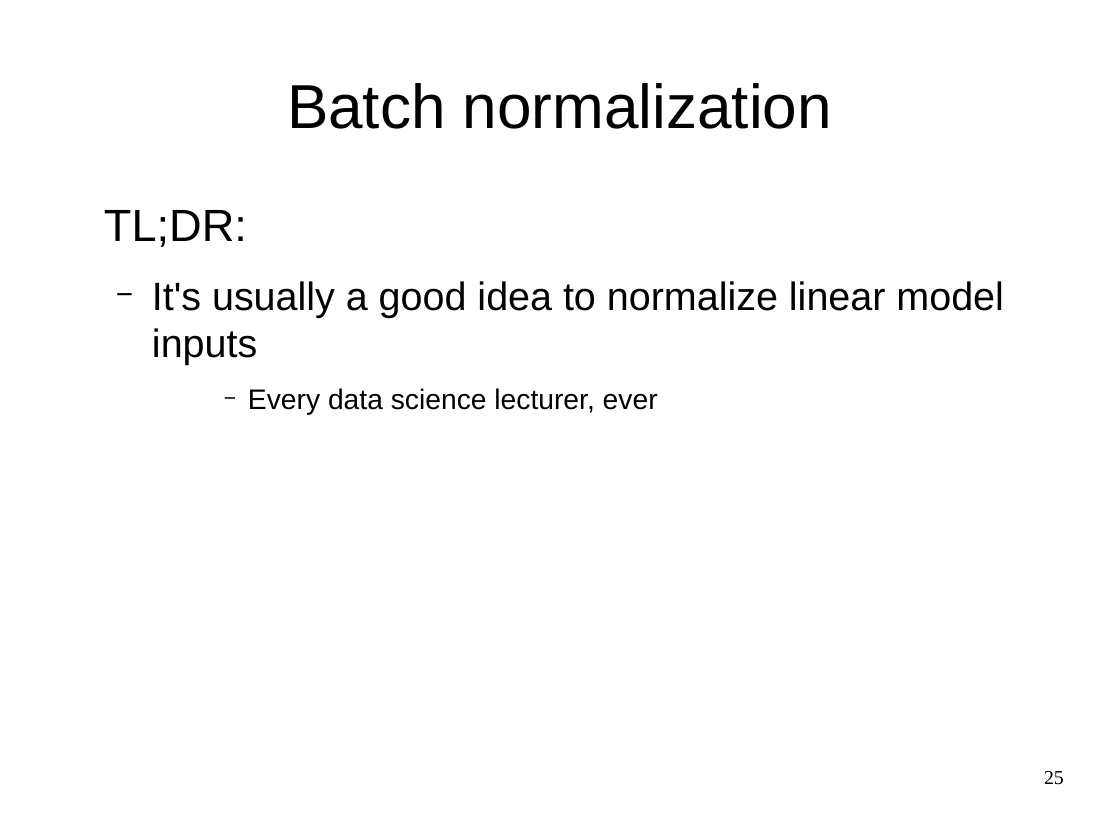
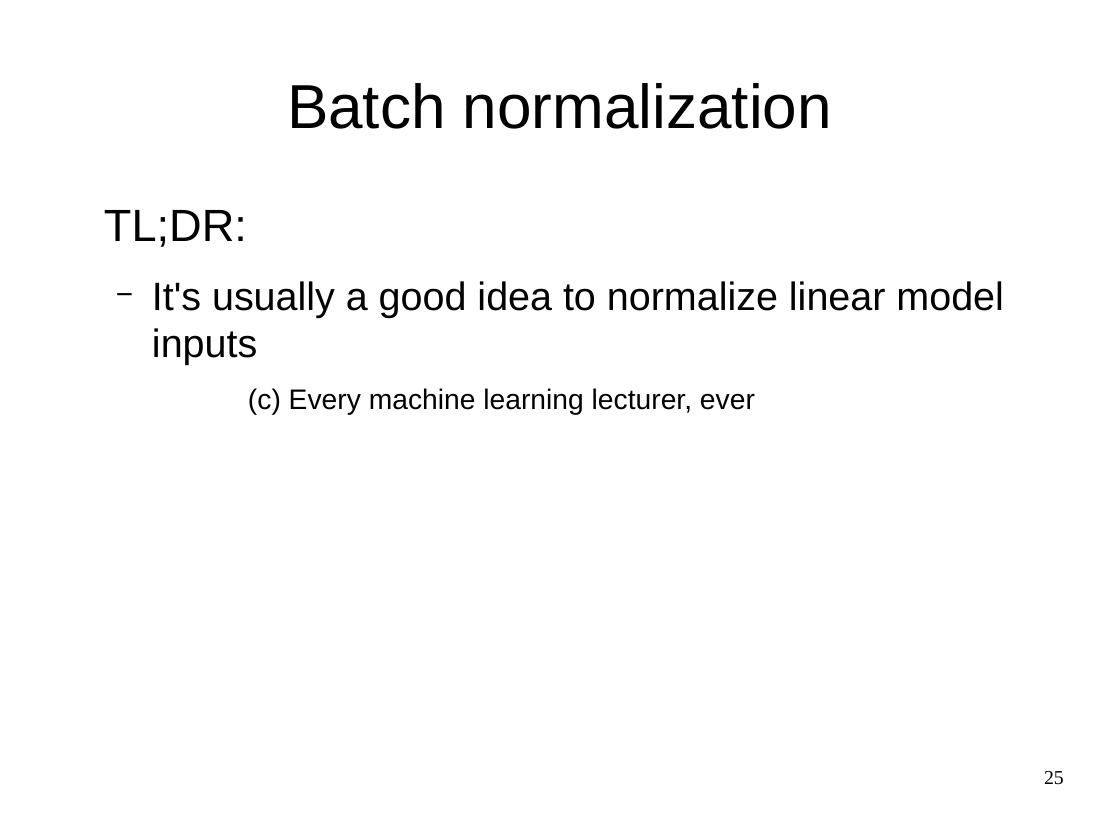
Before and after one commit to yandexdataschool/Practical_DL, a slide deck: slide 25 of week2/lecture2.odp. Drawn at 1120x840 pixels with LibreOffice and Linux fonts; fonts in the diff are those of the drawing. Boxes give left, top, right and bottom in pixels: in the first picture for what was removed or moved away, otherwise in the second. Text is boxed around its words. In the diff, an @@ line names an element or a change of style, - is before the commit and + after.

```diff
--- a/week2/lecture2.odp
+++ b/week2/lecture2.odp
@@ text at (248,388,755,415): text changed @@
-      − Every data science lecturer, ever
+      (c) Every machine learning lecturer, ever
```
Also in this commit, not shown: 19 other slides changed, 2 slides added, 1 slide removed, 8 other files.
